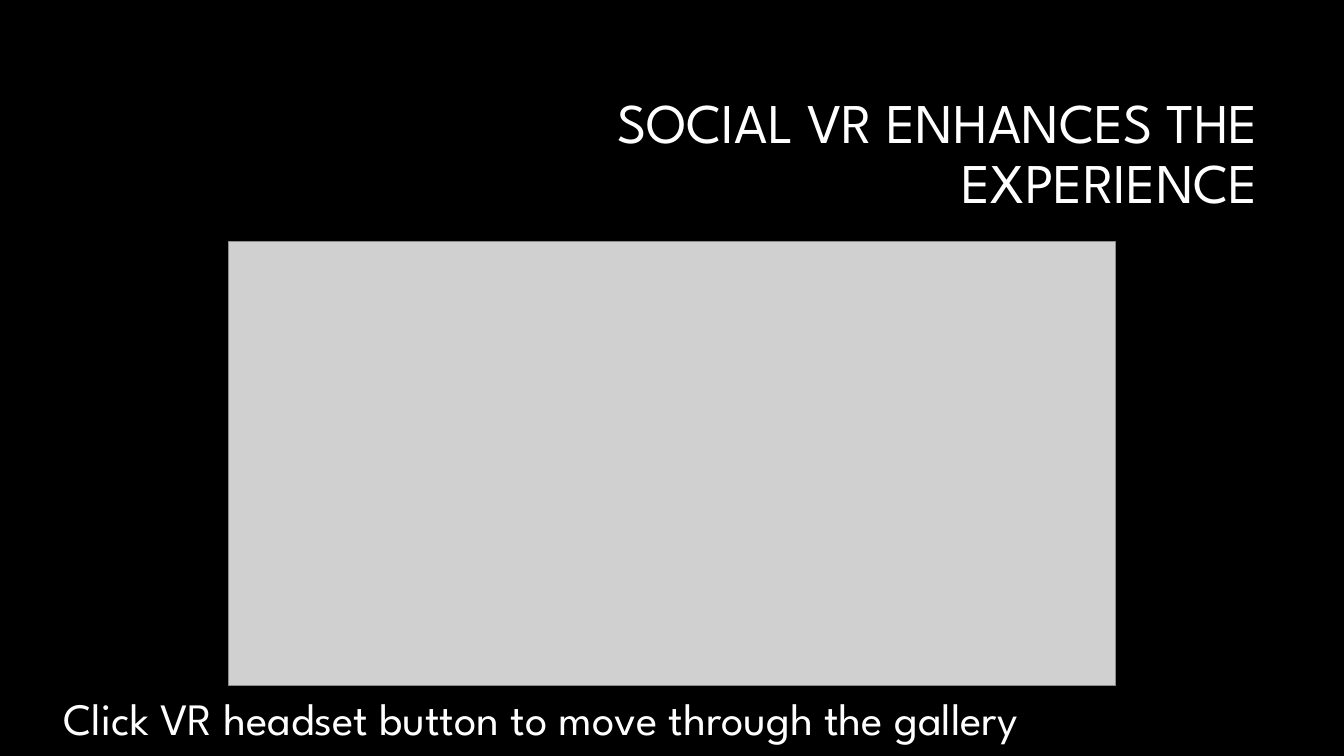
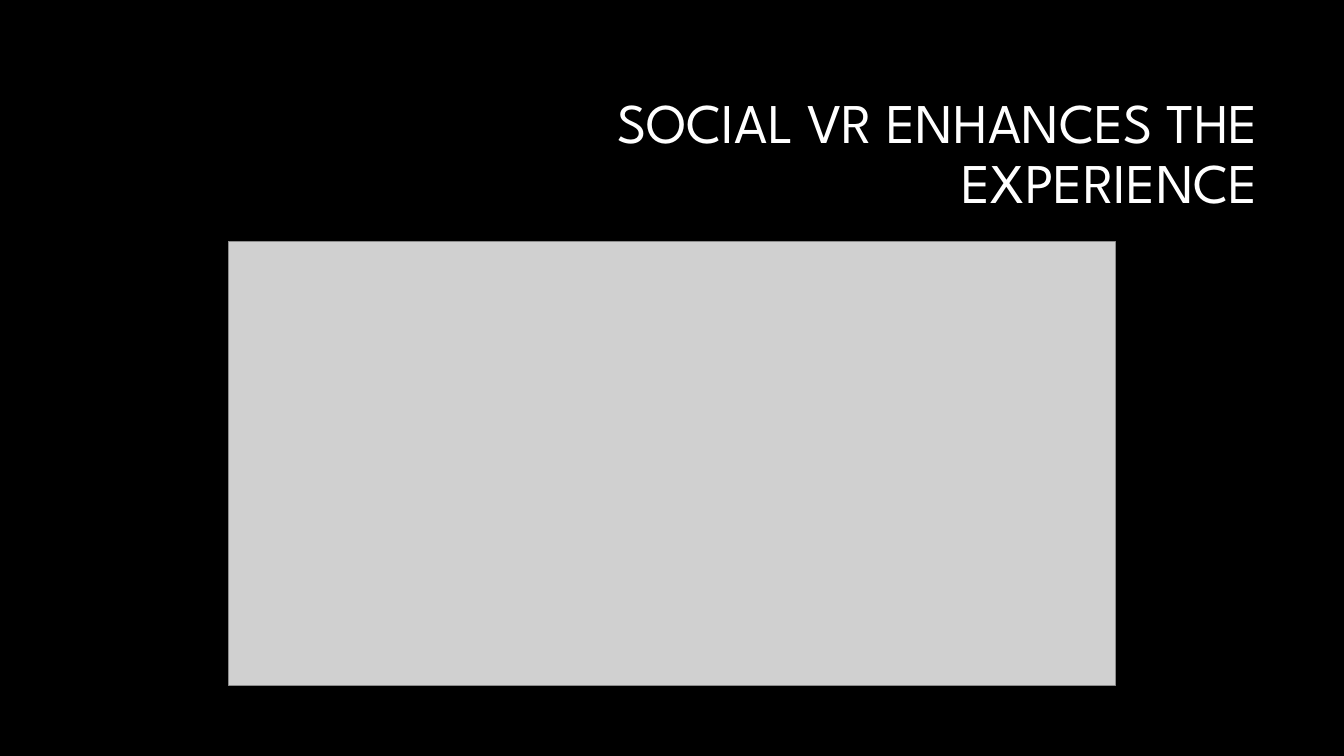
Before and after one commit to Razorblade16/Social-VR-Showcase, a slide deck: slide 3 of Documentation/SOCIAL VR.pptx. Drawn at 1344x756 pixels with LibreOffice and Linux fonts; fonts in the diff are those of the drawing; grey boxes stand for pictures; background and template pictures are left out. Boxes give left, top, right and bottom in pixels: in the first picture for what was removed or moved away, otherwise in the second. Text is boxed around its words. In the diff, an @@ line names an element or a change of style, - is before the commit and + after.

```diff
--- a/Documentation/SOCIAL VR.pptx
+++ b/Documentation/SOCIAL VR.pptx
@@ text removed at (64,704,1017,745) @@
-Click VR headset button to move through the gallery
```
Also in this commit, not shown: 5 other slides changed, 40 other files.
